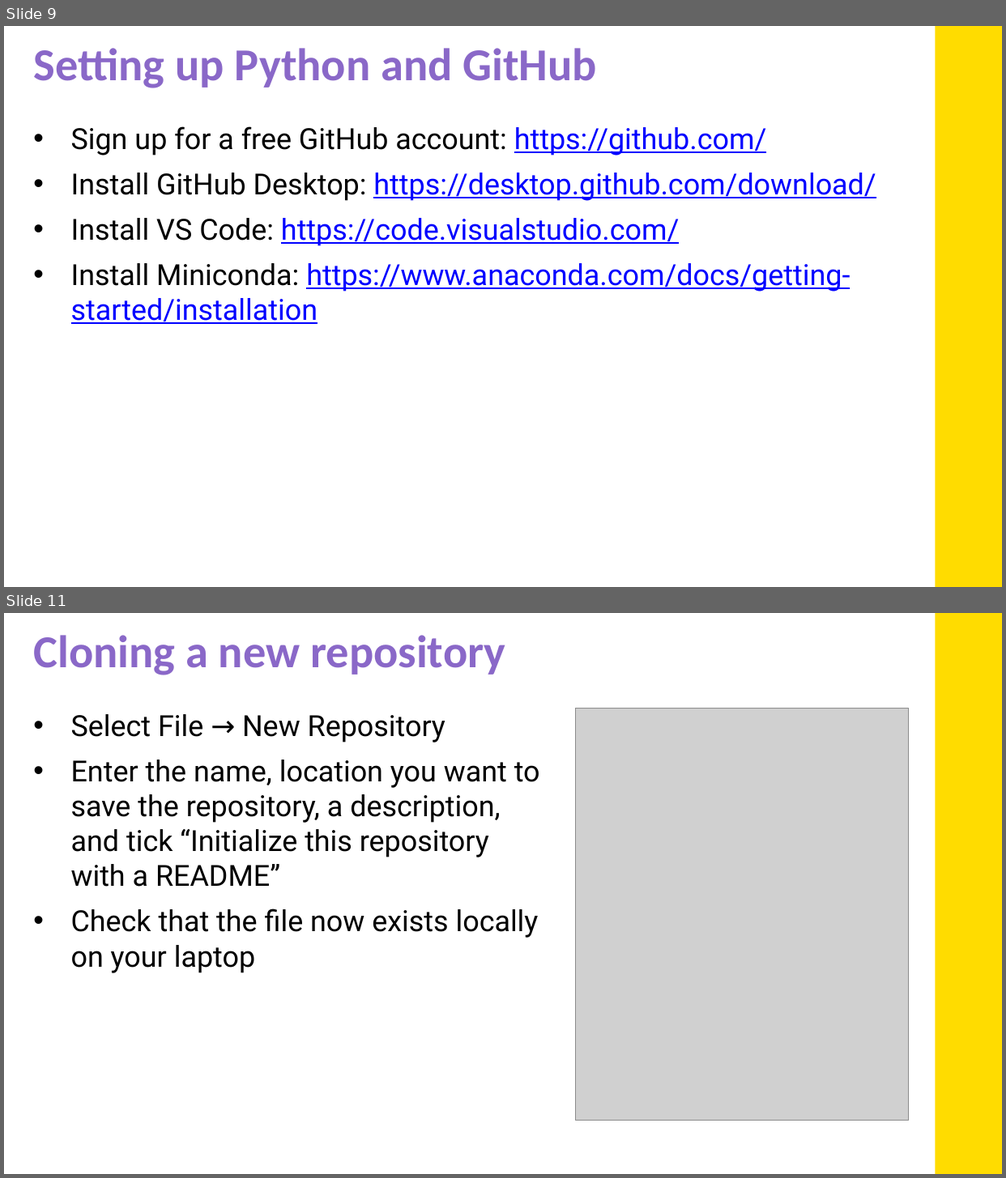
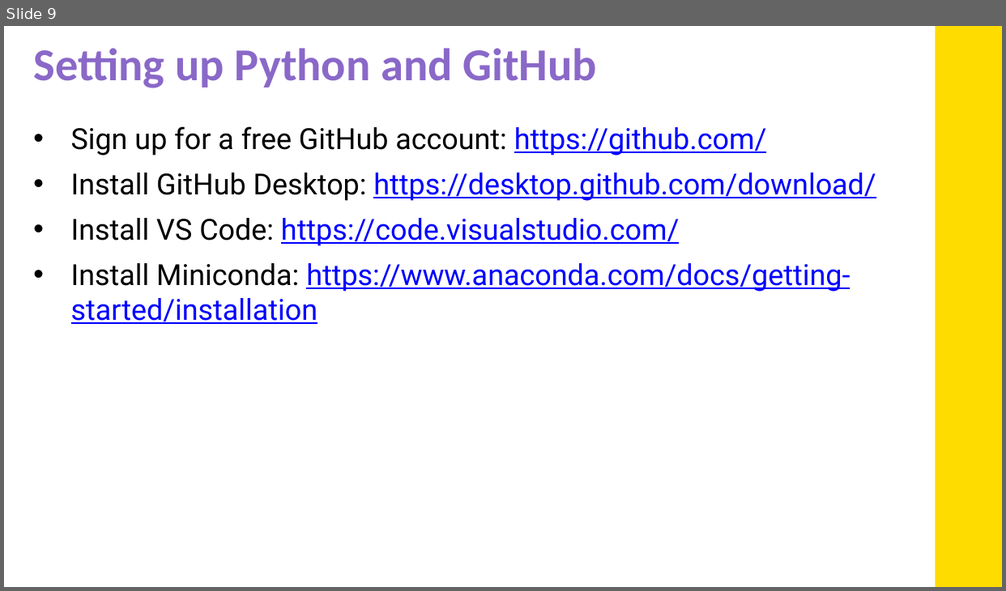
Before and after one commit to mithebell/PHYS3116_2026T3, a slide deck: Week 1/wk1_PHYS3116_2026T3_spotted_python_slides.pptx. Shown one above the other, each under a label of ours: slides 9 and 11 before the commit, slide 9 after it; the slides between them are not shown. The pictures are 1006x1178 and 1006x591 pixels, drawn with LibreOffice and Linux fonts; fonts in the diff are those of the drawing; grey boxes stand for pictures; background and template pictures are left out. Boxes give left, top, right and bottom in pixels: in the first picture for what was removed or moved away, otherwise in the second. Text is boxed around its words. In the diff, an @@ line names an element or a change of style, - is before the commit and + after.

```diff
--- a/Week 1/wk1_PHYS3116_2026T3_spotted_python_slides.pptx
+++ b/Week 1/wk1_PHYS3116_2026T3_spotted_python_slides.pptx
@@ slide 11 removed at box(4, 613, 1002, 1174), background #FFFFFF; not listed: 1 template element that a slide beside it also shows @@
@@ title removed at box(33, 635, 505, 675) @@
-Cloning a new repository
@@ picture removed at box(576, 708, 909, 1121) @@
@@ text removed at box(71, 714, 540, 973) @@
-• Select File → New Repository
-• Enter the name, location you want to save the repository, a description, and tick “Initialize this repository with a README”
-• Check that the file now exists locally on your laptop
```
Also in this commit, not shown: 3 slides changed, 4 slides added, 2 other slides removed, 2 other files.
